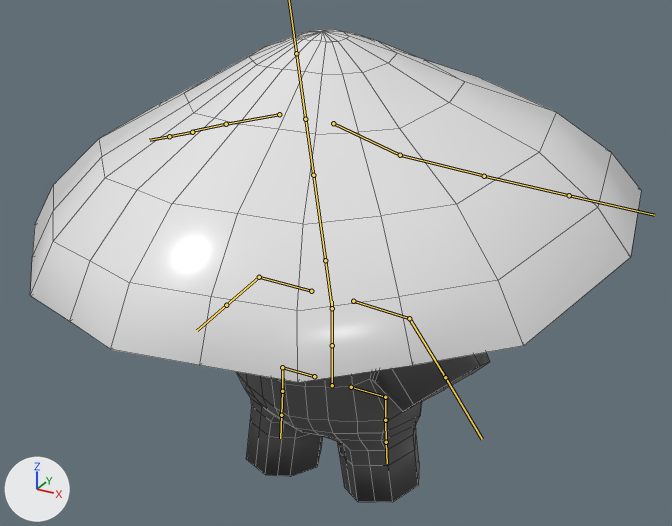
One commit to the FBX model Assets/Models/Donko/DonkoAnimd.fbx: the scene before it, then after it.
Before and after are seen from a 50 mm lens placed at (4.33, -7.79, 6.45), pointed at (0.05, -0.01, 2.56). The lights are fixed; the arrows at lower left show +X, +Y and +Z. Both versions are drawn at frame 1 of the action 'Armature.000|WalkingBackwards'; the numbers are the values there. The bones that bend it are drawn over the model as lines. Mesh edges are drawn as thin lines.

Objects in the first picture: 'Mushroom 2'.
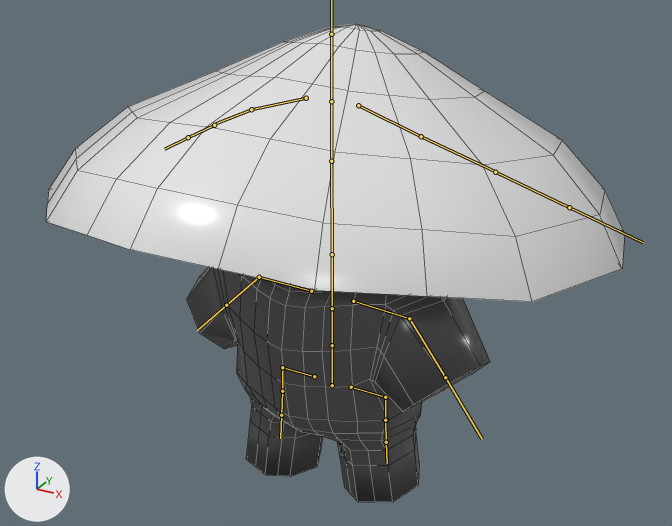
The change, as JSON lines over the scene's bpy script:
```json
{"block": "bone_spineupper", "where": "bone_spineupper = bpy.data.objects['Armature.000'].pose.bones['SpineUpper']  # child of 'SpineMid'"}
{"op": "set", "path": "bone_spineupper.rotation_quaternion", "old": "(0.994, 0.0, 0.0, 0.112)", "new": "(1.0, 0.0, 0.0, 0.0)", "note": "degrees (0, 0, 13) -> degrees (0, 0, 0)"}
{"block": "bone_capmid_l", "where": "bone_capmid_l = bpy.data.objects['Armature.000'].pose.bones['CapMid_L']  # child of 'CapTop_L'"}
{"op": "set", "path": "bone_capmid_l.rotation_quaternion", "old": "(0.998, 0.067, 0.0, 0.0)", "new": "(1.0, 0.0, 0.0, 0.0)", "note": "degrees (8, 0, 0) -> degrees (0, 0, 0)"}
```

Pixel boxes [x1, y1, x2, y2] of what changed, in the pictures (672 x 526 px):
```json
{"object": "Mushroom 2", "change": "posed", "before": [30, 29, 641, 502], "after": [46, 24, 625, 502]}
{"bone": "SpineUpper", "before": "(332, 308) to (325, 260)", "after": "(332, 308) to (332, 254)"}
{"bone": "CapMid_L", "before": "(400, 155) to (485, 176)", "after": "(421, 136) to (496, 172)"}
```
